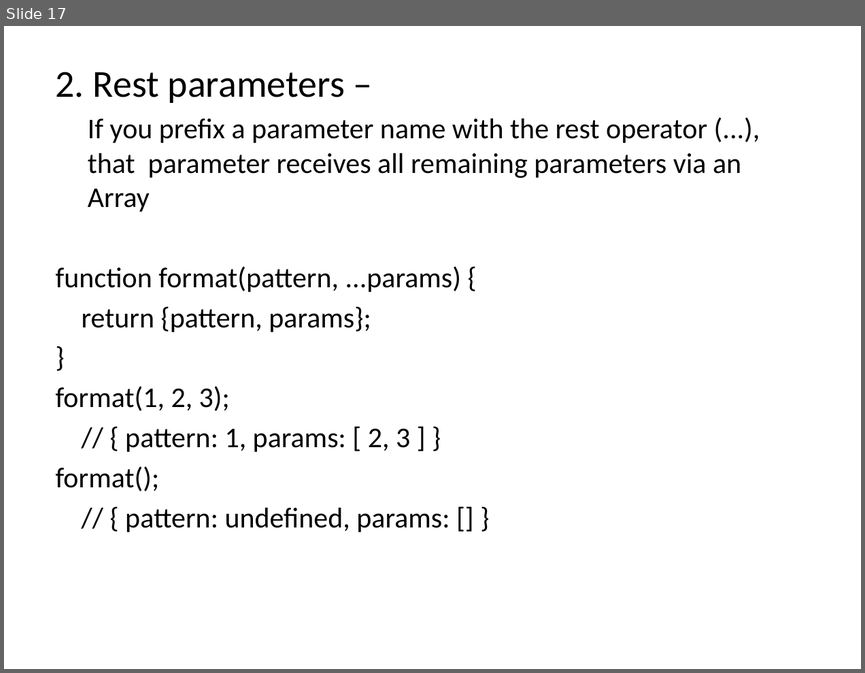
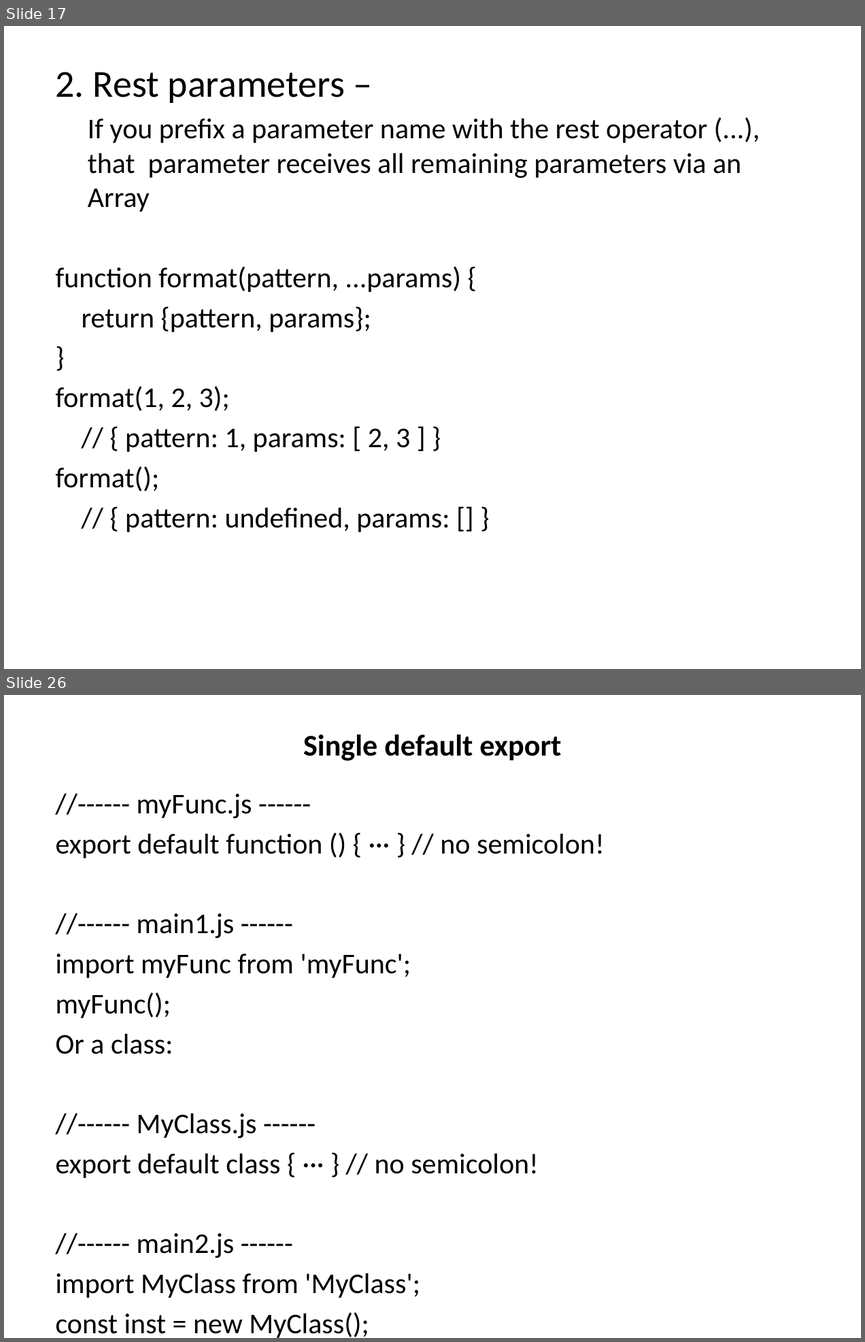
Before and after one commit to jaybidwai02/jsFrameworks, a slide deck: es6/ES6.pptx. Shown one above the other, each under a label of ours: slide 17 before the commit, slides 17 and 26 after it; the slides between them are not shown. The pictures are 865x673 and 865x1342 pixels, drawn with LibreOffice and Linux fonts; fonts in the diff are those of the drawing. Boxes give left, top, right and bottom in pixels: in the first picture for what was removed or moved away, otherwise in the second. Text is boxed around its words. In the diff, an @@ line names an element or a change of style, - is before the commit and + after.

```diff
--- a/es6/ES6.pptx
+++ b/es6/ES6.pptx
@@ slide 26 added at (x1=4, y1=695, x2=861, y2=1338), background #FFFFFF @@
@@ title added at (x1=303, y1=734, x2=561, y2=761), 25.2 pt, text #000000, bold @@
+Single default export
@@ text added at (x1=56, y1=794, x2=604, y2=1338), 24 pt, text #000000 @@
+//------ myFunc.js ------
+export default function () { ··· } // no semicolon!
+//------ main1.js ------
+import myFunc from 'myFunc';
+myFunc();
+Or a class:
+//------ MyClass.js ------
+export default class { ··· } // no semicolon!
+//------ main2.js ------
+import MyClass from 'MyClass';
+const inst = new MyClass();
```
Also in this commit, not shown: 7 other slides added.
